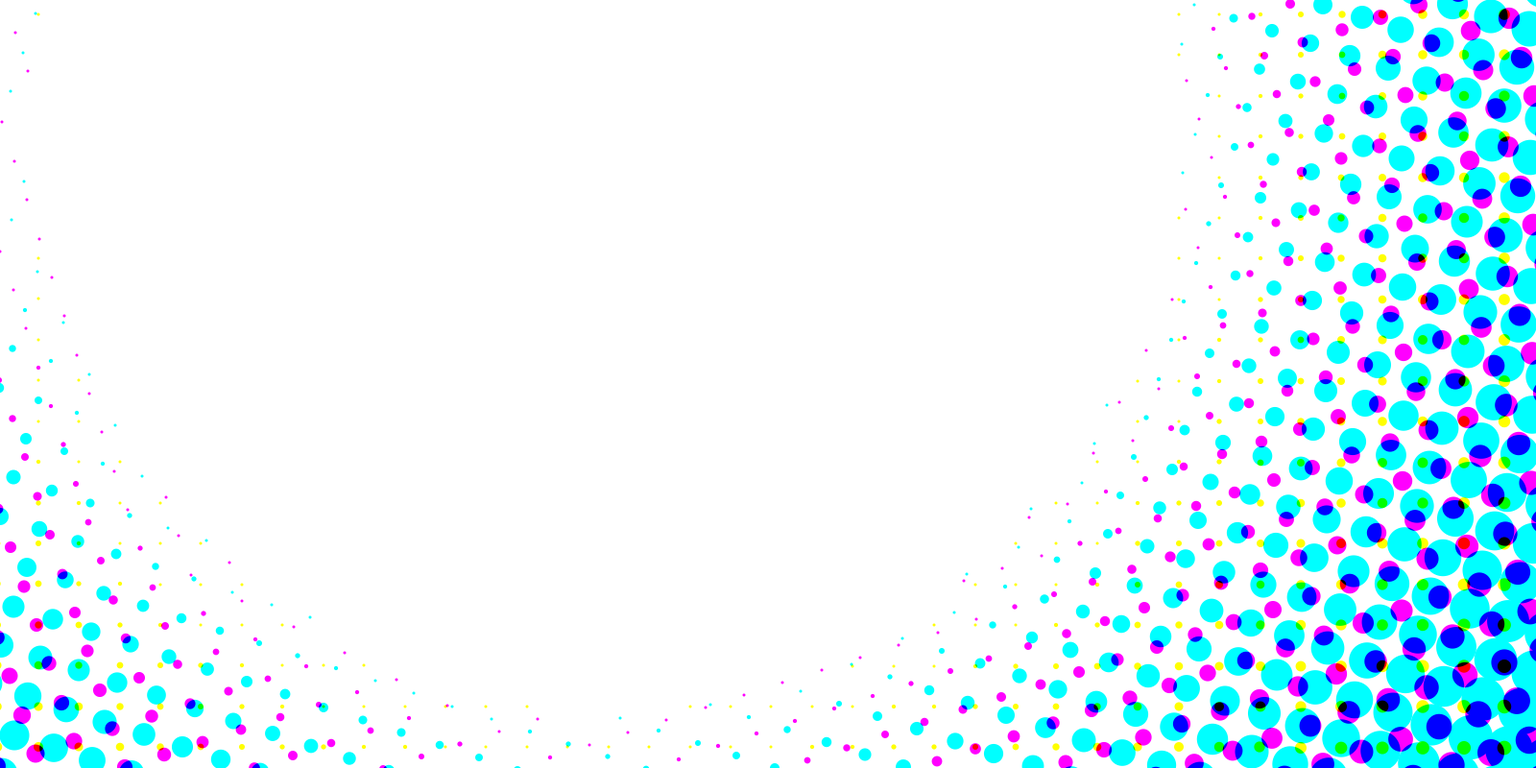
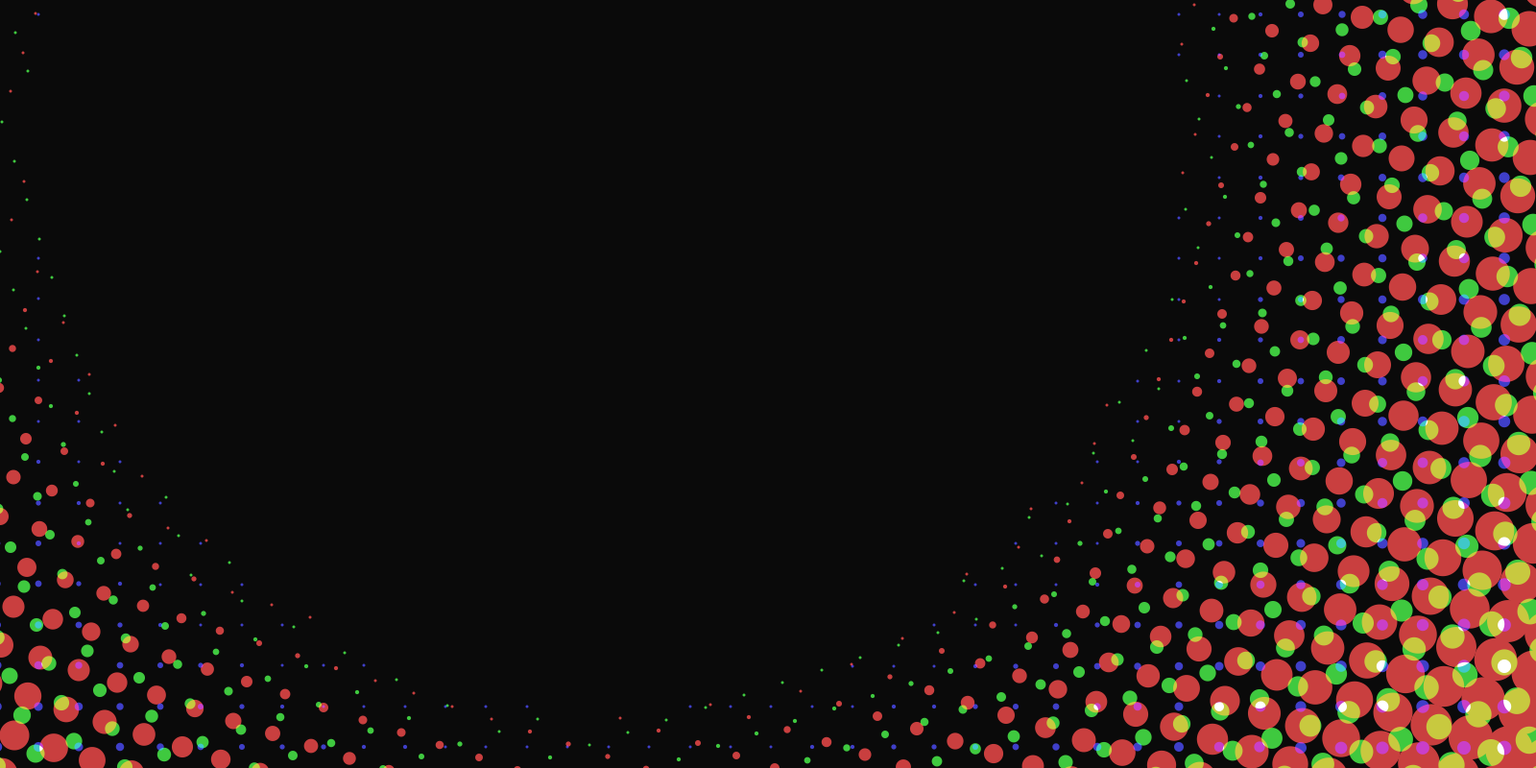
The second 1536 x 768 image is a revision of the first. Changes to its layers:
moved "レイヤー 5" into group "LightMode" over [0, 0, 1536, 768]
added group "DarkMode" with 3 layers above "背景" over [0, 0, 1536, 768]
added layer "レイヤー 6" in group "DarkMode" over [0, 0, 1536, 768]
hid "背景" over [0, 0, 1536, 768]
